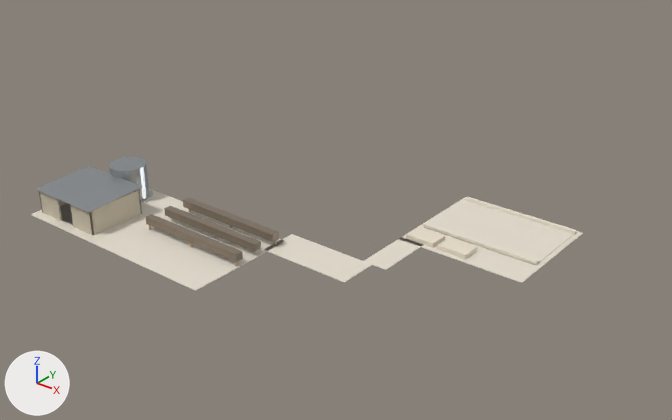
An edit to the glTF model models/infrastructure.glb, drawn before and after from the same camera.
Both versions are drawn from a 50 mm lens placed at (65.5, -46.9, 40.7), pointed at (11.2, 20.9, -1.4). Every picture has the same lights, and +X, +Y and +Z are marked at lower left. The picture after the commit comes second. Where no turn or scale is listed for an object, it has been applied to the vertices. Vertices at exactly the same position are counted once.

Names of what the first picture shows: 'board and batten', 'bronze', 'dirt', 'gravel', 'standing-seam metal', 'stone' and 2 more.
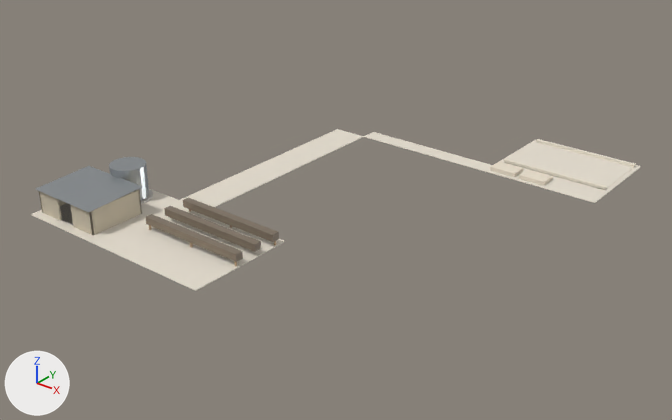
The change, as a list of edits to the scene's bpy script:
```text
Change me_gravel:
    used by ob_gravel; location = (0.0, 0.0, 0.0)
    remove me_gravel.from_pydata(...)  # 50 vertices, 80 faces; spans x -10.0..34.5, y -1.0..29.5, z -0.1..0.1
    add me_gravel.from_pydata(...)  # 46 vertices, 80 faces; spans x -10.0..32.5, y -1.0..48.5, z -0.1..0.1
    me_gravel part 1: the loose piece of 10 vertices spanning x 22.0..34.0, y 21.0..29.0, z 0.0..0.1 is moved by (-2.0, 19.0, 0.0)
    me_gravel part 2: a new loose piece of 26 vertices spanning x -1.0..32.5, y 10.5..48.5, z -0.1..0.0, in mat_gravel (pale yellow #e5ddce)
    me_gravel part 3: the loose piece of 10 vertices spanning x 13.0..22.5, y 8.0..12.0, z -0.1..0.0 is deleted
    me_gravel part 4: the loose piece of 10 vertices spanning x 21.5..24.0, y 12.0..18.0, z -0.1..0.0 is deleted
    me_gravel part 5: the loose piece of 10 vertices spanning x 21.5..34.5, y 17.5..29.5, z -0.1..0.0 is deleted
Change me_dirt:
    used by ob_dirt; location = (0.0, 0.0, 0.0)
    remove me_dirt.from_pydata(...)  # 20 vertices, 32 faces; spans x 22.0..28.5, y 18.0..20.0, z 0.0..0.45
    add me_dirt.from_pydata(...)  # 20 vertices, 32 faces; spans x 20.0..26.5, y 37.0..39.0, z 0.0..0.45
    me_dirt part 6: the whole mesh is moved by (-2.0, 19.0, 0.0)
Change me_stone:
    used by ob_stone; location = (0.0, 0.0, 0.0)
    remove me_stone.from_pydata(...)  # 20 vertices, 32 faces; spans x 22.0..34.0, y 21.0..29.0, z 0.0..0.35
    add me_stone.from_pydata(...)  # 20 vertices, 32 faces; spans x 20.0..32.0, y 40.0..48.0, z 0.0..0.35
    me_stone part 7: the whole mesh is moved by (-2.0, 19.0, 0.0)
```

What differs and where, as boxes (x1, y1, x2, y2) in the pictures (672 x 420 px; the box of a moved part takes in the faces that stretch with it):
'gravel', reshaped
    before: (31, 189, 583, 291)
    after: (31, 129, 641, 291)
'stone', moved
    before: (424, 197, 576, 265)
    after: (504, 139, 636, 190)
'dirt', moved
    before: (406, 227, 477, 259)
    after: (490, 161, 553, 186)
part 1 of me_gravel, moved or reshaped
    before: (424, 200, 574, 264)
    after: (505, 142, 634, 190)
part 2 of me_gravel, added (pale yellow)
    after: (180, 129, 641, 207)
part 3 of me_gravel, deleted (pale yellow)
    before: (263, 234, 372, 283)
part 4 of me_gravel, deleted (pale yellow)
    before: (364, 237, 423, 270)
part 5 of me_gravel, deleted
    before: (399, 197, 583, 283)
